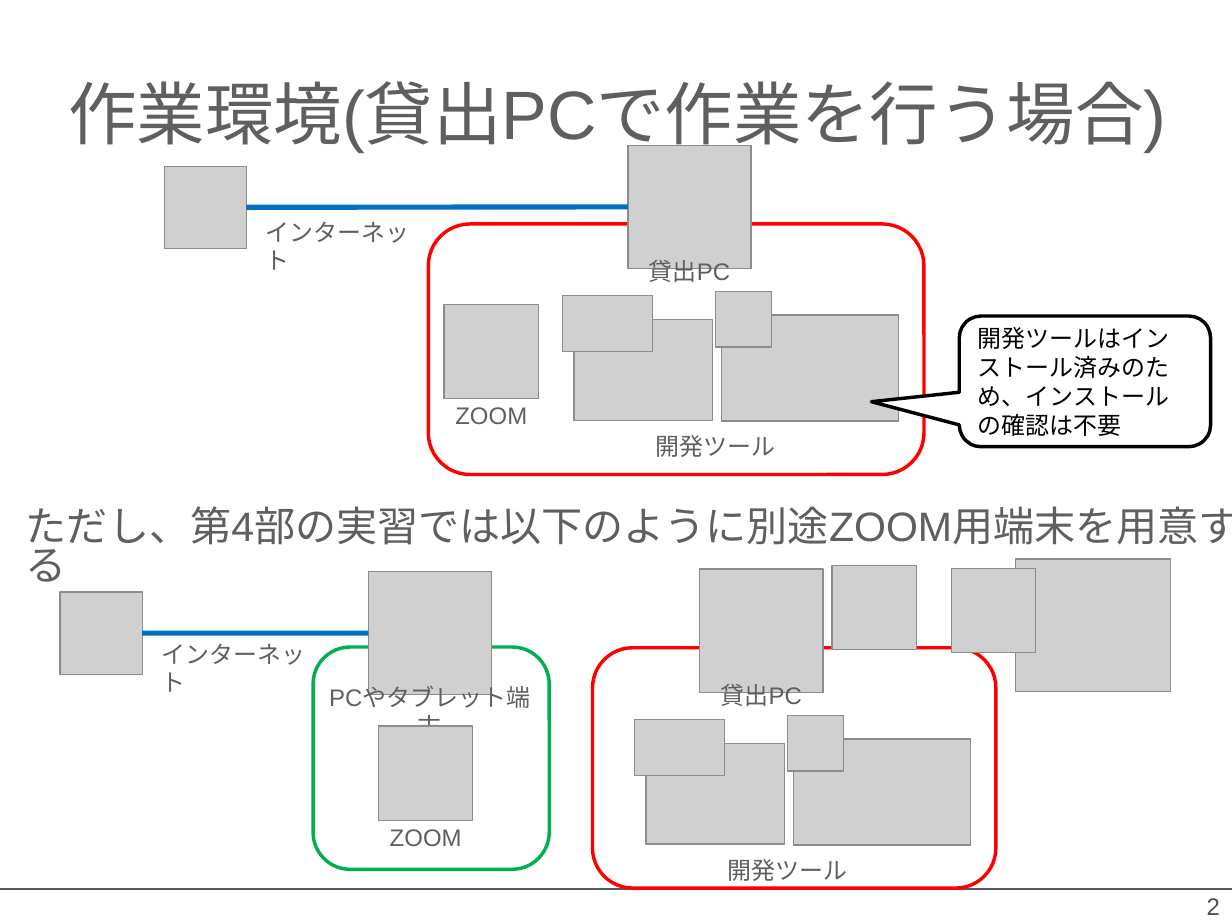
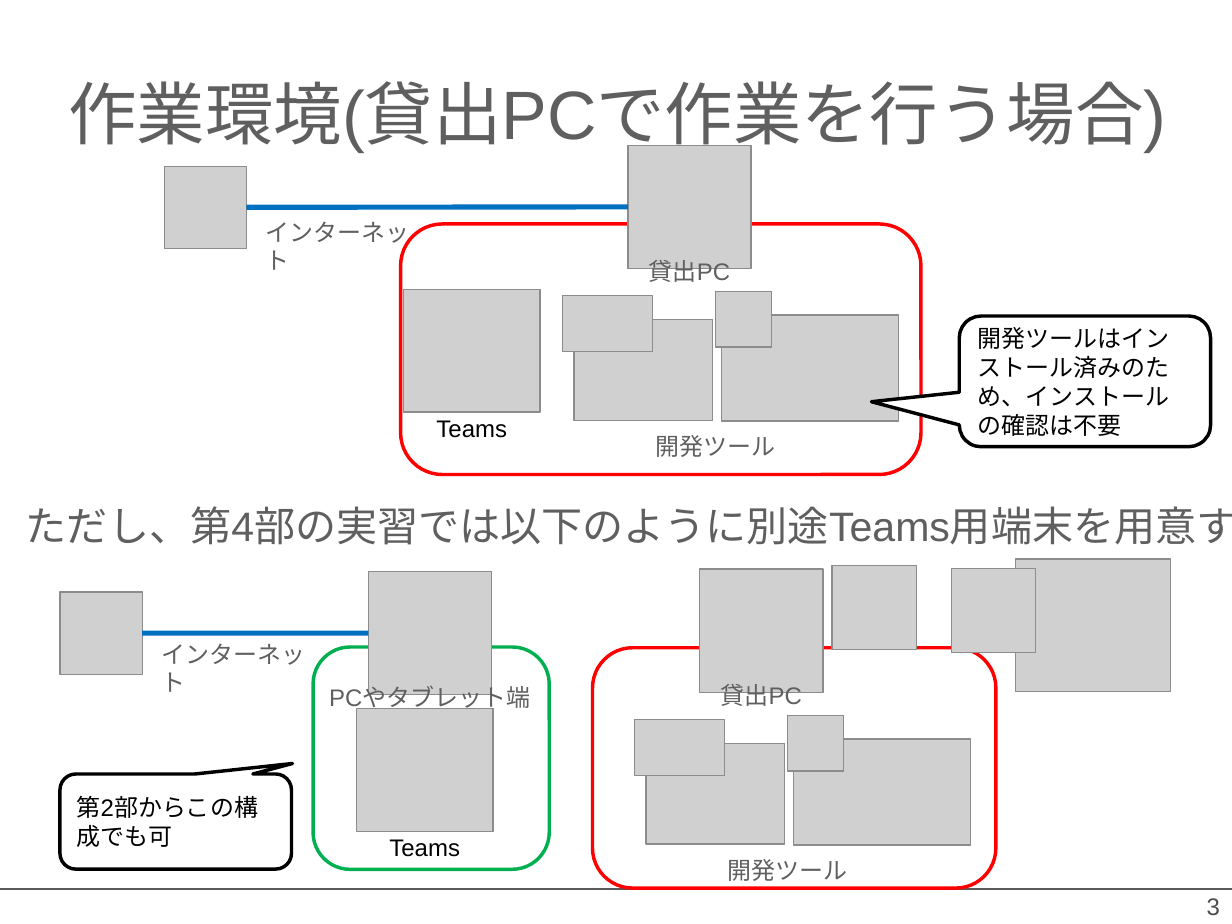
Before and after one commit to OpenRTM/RTM_Tutorial, a slide deck: slide 3 of ppt/インストールの確認_online.pptx (slide 2 before the commit). Drawn at 1232x924 pixels with LibreOffice and Linux fonts; fonts in the diff are those of the drawing; grey boxes stand for pictures; background and template pictures are left out. Boxes give left, top, right and bottom in pixels: in the first picture for what was removed or moved away, otherwise in the second. Text is boxed around its words. In the diff, an @@ line names an element or a change of style, - is before the commit and + after.

Commit message:
update

```diff
--- a/ppt/インストールの確認_online.pptx
+++ b/ppt/インストールの確認_online.pptx
@@ rounded rectangle: place and size @@
-rounded rectangle at [429,224,924,474]
+rounded rectangle at [400,224,920,474]
@@ picture: place and size @@
-picture at [444,304,538,399]
+picture at [404,290,541,413]
@@ text removed at [455,407,527,424] @@
-ZOOM
@@ text added at [436,420,507,438], 14 pt, text #000000 @@
+Teams
@@ text at [26,506,1232,545]: text changed @@
-ただし、第4部の実習では以下のように別途ZOOM用端末を用意する
+ただし、第4部の実習では以下のように別途Teams用端末を用意する
@@ picture: place and size @@
-picture at [378,726,473,821]
+picture at [356,708,493,832]
@@ rounded speech box added at [60,774,292,869], fill #FFFFFF, outline #000000 2 pt, 14 pt, text #000000 @@
+第2部からこの構成でも可
@@ text added at [389,839,460,857], 14 pt, text #000000 @@
+Teams
@@ text removed at [390,829,462,846] @@
-ZOOM
@@ page number at [1207,898,1220,915]: text changed @@
-2
+3
```
Also in this commit, not shown: 2 other slides changed, 3 slides added.
